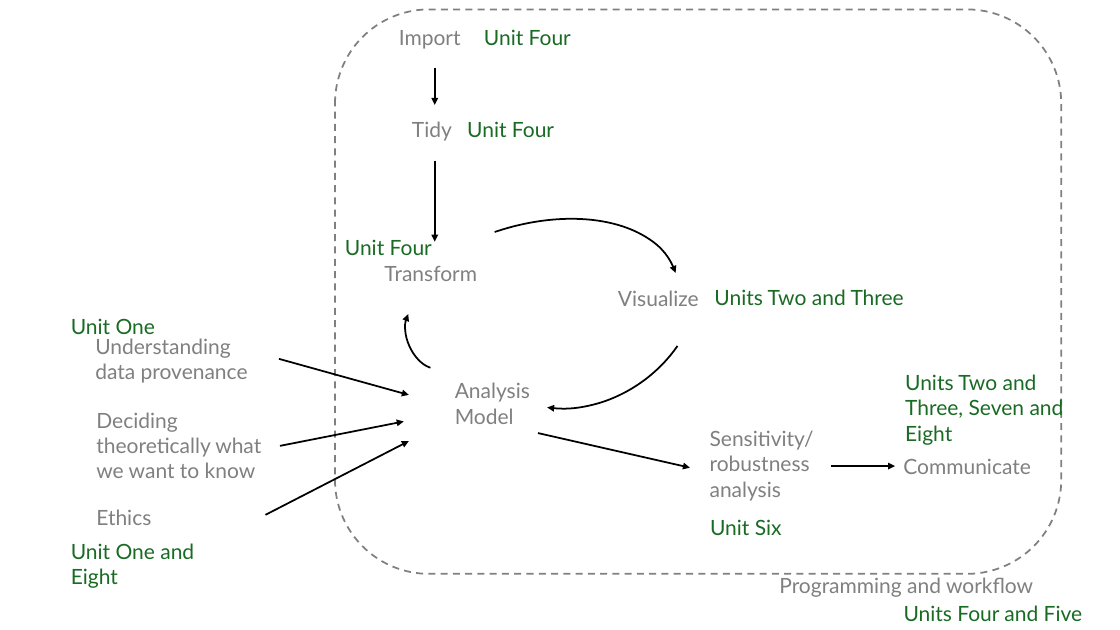
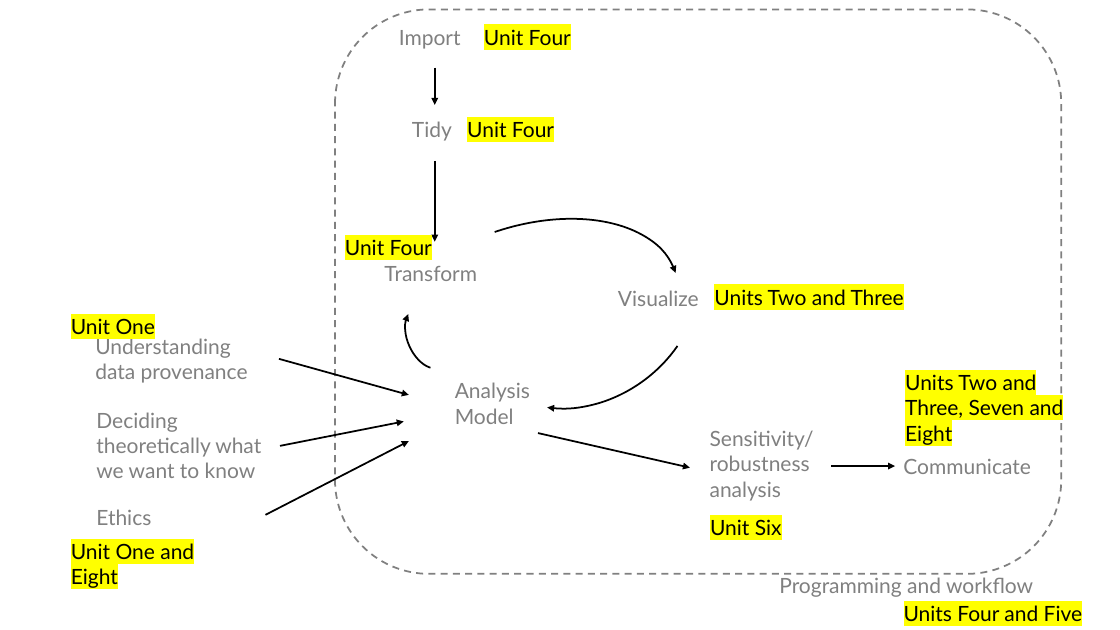
Before and after one commit to benmatthewsed/sssp006, a slide deck: slide 2 of resources/sds-workflow.pptx. Drawn at 1120x630 pixels with LibreOffice and Linux fonts; fonts in the diff are those of the drawing. Boxes give left, top, right and bottom in pixels: in the first picture for what was removed or moved away, otherwise in the second. Text is boxed around its words. In the diff, an @@ line names an element or a change of style, - is before the commit and + after.

Commit message:
add resources; first draft of sensitivity analysis lecture

```diff
--- a/resources/sds-workflow.pptx
+++ b/resources/sds-workflow.pptx
@@ text colour #196B24 to #000000, highlight none to #FFFF00 in 9 elements at bbox=[71, 318, 155, 334], bbox=[71, 543, 194, 588], bbox=[714, 289, 904, 305], bbox=[905, 372, 1064, 445], bbox=[484, 29, 571, 45], bbox=[467, 121, 554, 137], bbox=[345, 239, 432, 255], bbox=[904, 605, 1082, 621], bbox=[710, 519, 782, 535] @@
```
Also in this commit, not shown: 20 other files.
